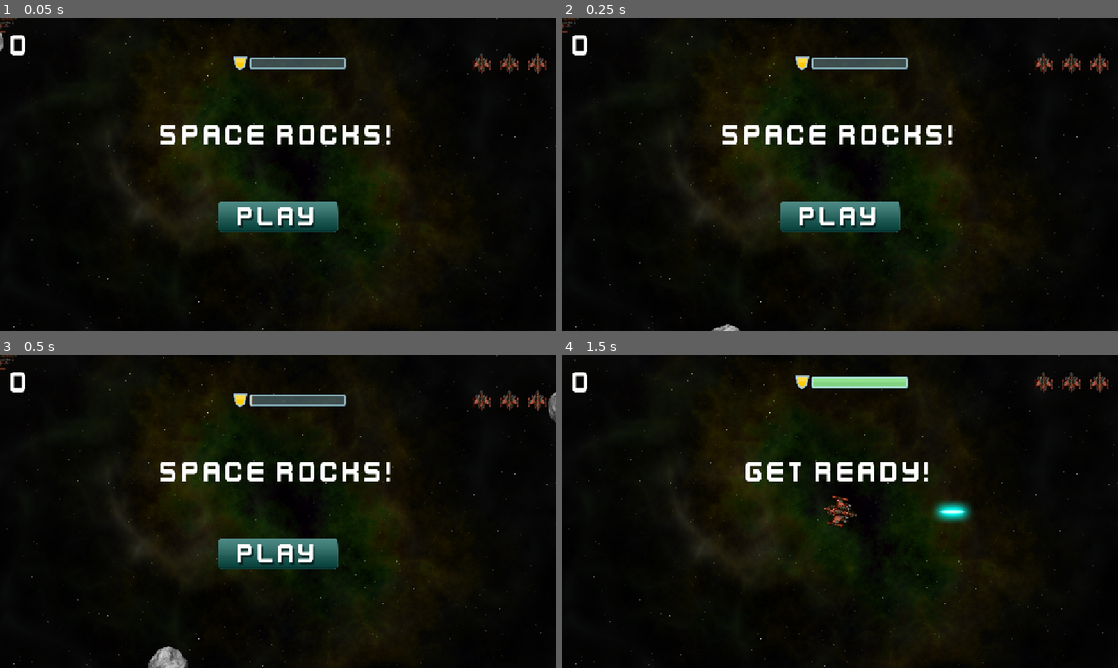
Above: before the commit, frames 1-4 (two rows, left to right).
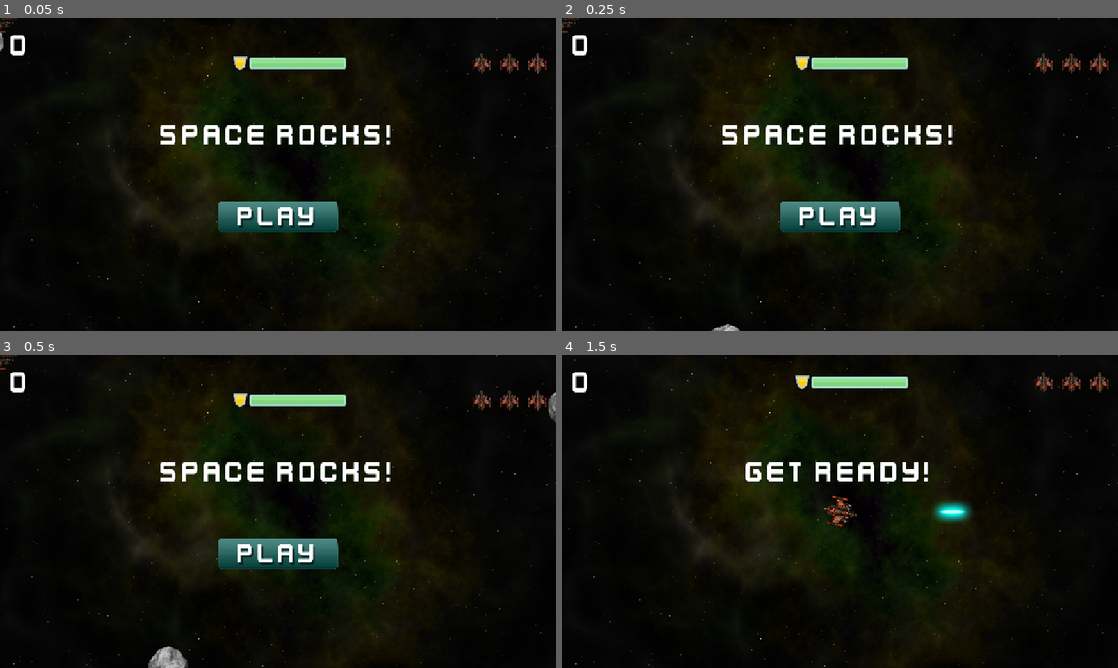
Above: after the commit, the same moments.

Repository: hligon35/spaceRocks
Game: Godot game, scene res://main.tscn
Two runs of this game, one before a commit and one after it. Both use one fixed random seed, a clock stepped at 60 frames per second and the inputs below.
Inputs (mouse positions are in pixels of both pictures, inside the frame that each line leads up to):
- Up to frame 1 (0.05 s): no input
- Up to frame 2 (0.25 s): no input
- Up to frame 3 (0.5 s): no input
- Up to frame 4 (1.5 s): click (840, 552) at 0.5 s; tap Enter at 1.25 s; hold D (rotateRight) from 1.28 s (still down); hold Space (shoot) from 1.28 s (still down)

The runs differ from the first frame. In frame 1, 0.7% of the frame differs, in the area x 44-63%, y 12-17%; in frame 2, 0.7%; in frame 3, 0.6%; in frame 4, nothing differs.
Error after the commit: Invalid assignment of property or key 'texture_progress' with value of type 'CompressedTexture2D' on a base object of type 'Nil'. (res://hud.gd:18)

Commit message:
power bar edit

Diff:
--- a/player.gd
+++ b/player.gd
@@ -4,7 +4,7 @@
 signal shieldChanged
 signal dead
 
-@export var bulletScene : PackedScene
+@export var bulletScene: PackedScene
 @export var enginePower = 500
 @export var spinPower = 8000
 @export var fireRate = 0.25
@@ -25,6 +25,7 @@
 	changeState(INIT)
 	screenSize = get_viewport_rect().size
 	$GunCoolDown.wait_time = fireRate
+	shield = maxShield # Ensure shield is full on load
 
 func setShield(value):
 	value = min(value, maxShield)
@@ -70,9 +71,9 @@
 			dead.emit()
 	state = newState
 
-func _process(delta):
+func _process(_delta):
 	getInput()
-	shield += shieldRegen * delta
+	shield += shieldRegen * _delta
 
 func getInput():
 	thrust = Vector2.ZERO
@@ -100,7 +101,7 @@
 	b.start($Muzzle.global_transform)
 	$LaserSound.play()
 
-func _physics_process(delta):
+func _physics_process(_delta):
 	constant_force = thrust
 	constant_torque = rotationDir * spinPower
 
